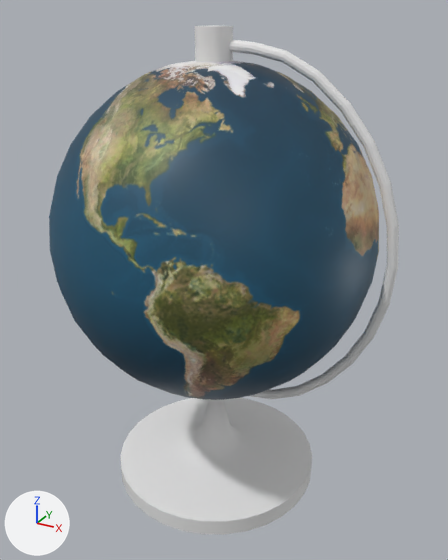
An edit to the FBX model Pawns/Space/Earth/Earth.fbx, drawn before and after from the same camera.
Both versions are drawn from a camera (50 mm lens) standing at (0.173, -0.303, 0.293) and looking at (0.006, -0.001, 0.142). Arrows for +X, +Y and +Z are at lower left; the lights stay in place. Both versions are drawn at frame 81 of the action 'Sphere|Sit'; the numbers are the values there.
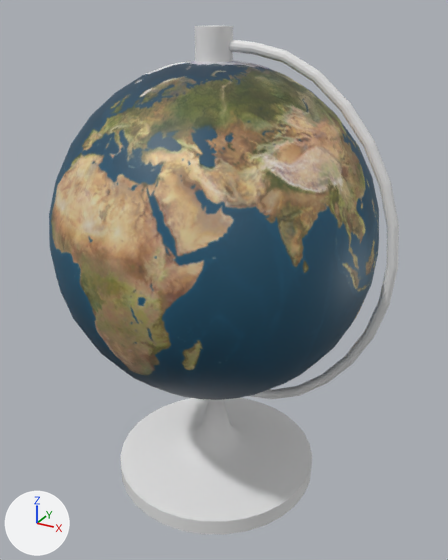
Changed parts and their boxes (x1, y1, x2, y2) in the pictures (448 x 560 px):
'Sphere', turned: (49, 61, 379, 400) in both

The change, as a diff of the scene's bpy script:
```diff
--- a/Pawns/Space/Earth/Earth.fbx.py
+++ b/Pawns/Space/Earth/Earth.fbx.py
@@ ob_sphere @@
 ob_sphere.location = (0.0, 0.0, 0.0)
+ob_sphere.rotation_euler = (0.0, 0.0, -2.0)  # degrees (0, 0, -115)
```
